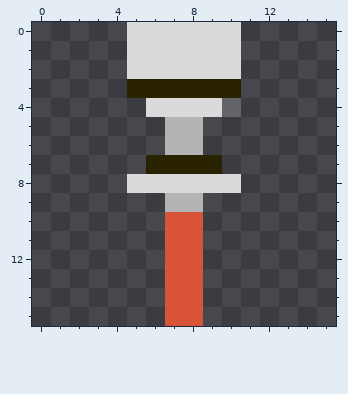
Pixel-art sprite -- gfx/laser_cannon.png. The first picture shows the starting point.
The file is 16x16 pixels. Pixels under 10% opacity are left out.
And afterwards:
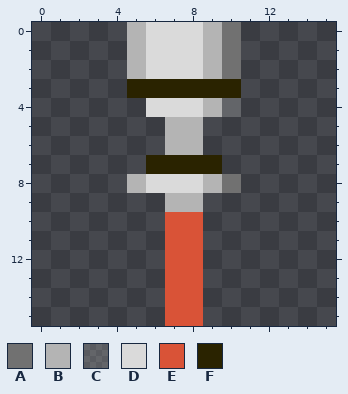
Palette (. is transparent): A #717171  B #b4b4b4  C #dadada32  D #dadada  E #d95337  F #2a2300
Edits made:
y 0..2: x 5 D -> B; x 9..10 DD -> BA
y 4: x 9 D -> B
y 8: x 5 D -> B; x 9..10 DD -> BA
Boxes around the changes in both pictures, in picture pixels (x1, y1, x2, y2):
changed: (127, 22, 146, 79)
changed: (203, 22, 241, 193)
changed: (127, 174, 146, 193)
